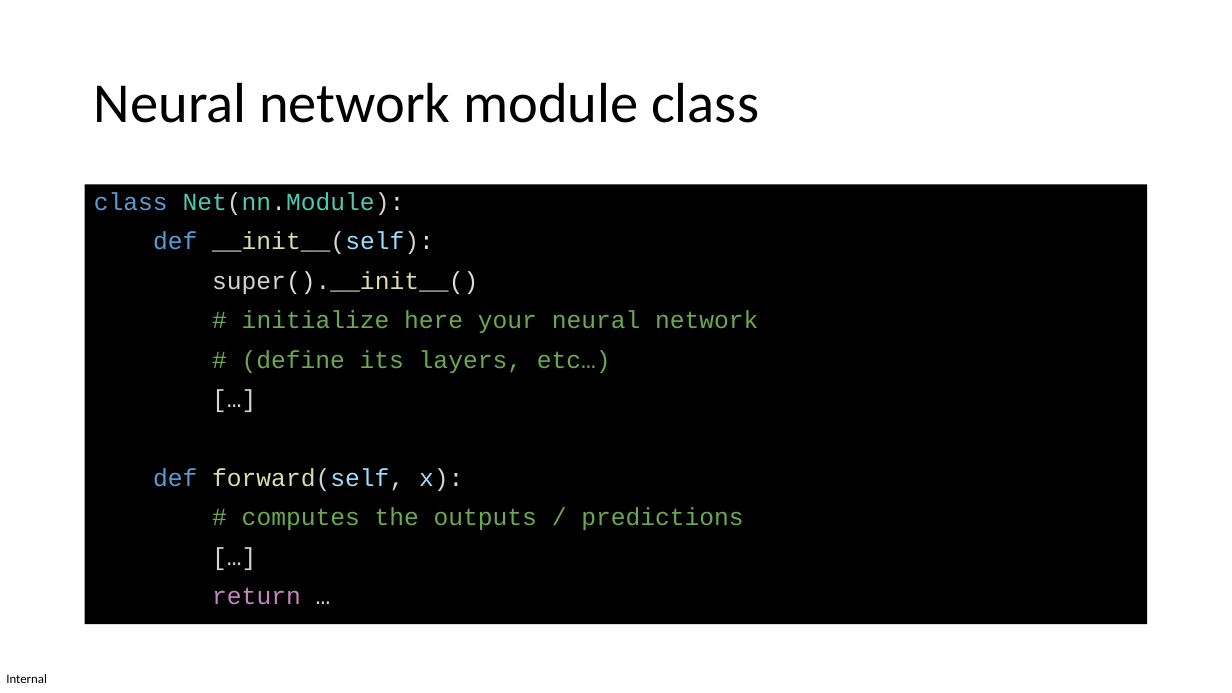
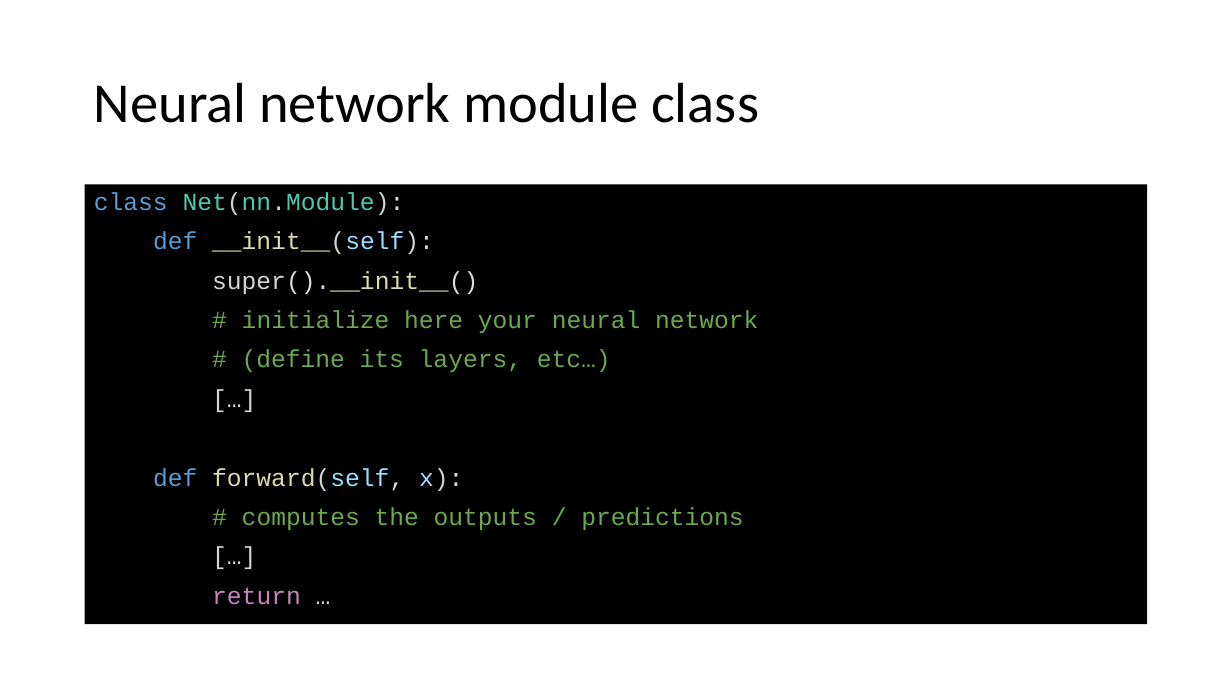
Before and after one commit to pauldubois98/AdcancedTopicsDataScience2026, a slide deck: slide 12 of Course05/slides.pptx. Drawn at 1232x693 pixels with LibreOffice and Linux fonts; fonts in the diff are those of the drawing. Boxes give left, top, right and bottom in pixels: in the first picture for what was removed or moved away, otherwise in the second. Text is boxed around its words. In the diff, an @@ line names an element or a change of style, - is before the commit and + after.

```diff
--- a/Course05/slides.pptx
+++ b/Course05/slides.pptx
@@ text removed at [6, 674, 47, 683] @@
-Internal
```
Also in this commit, not shown: 15 other slides changed.
